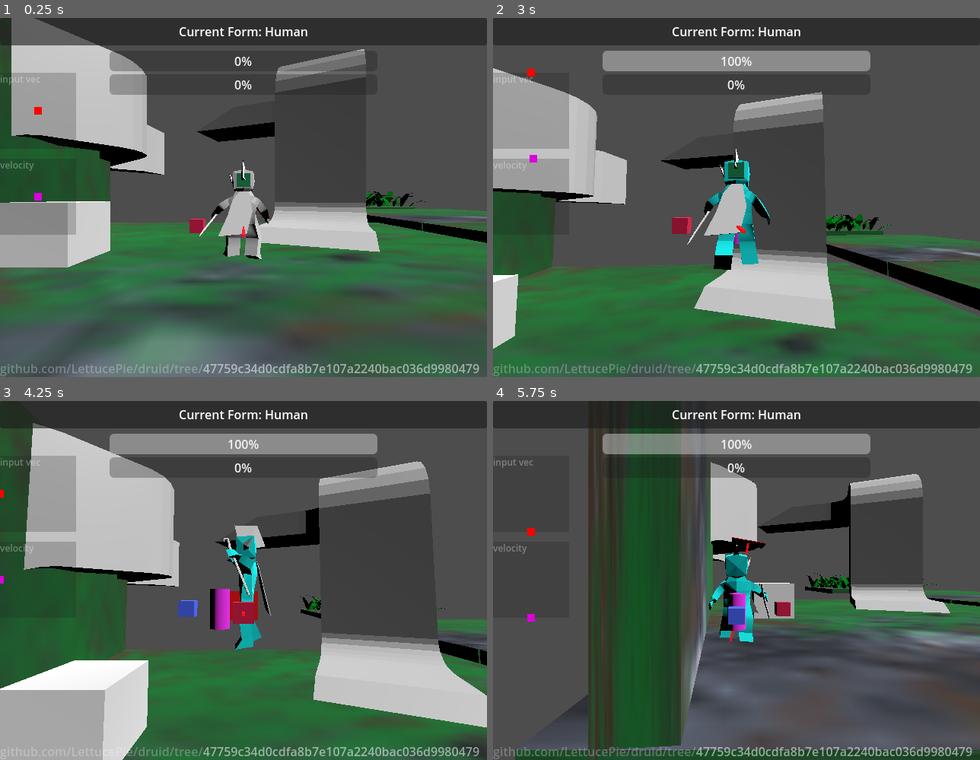
Above: before the commit, frames 1-4 (two rows, left to right).
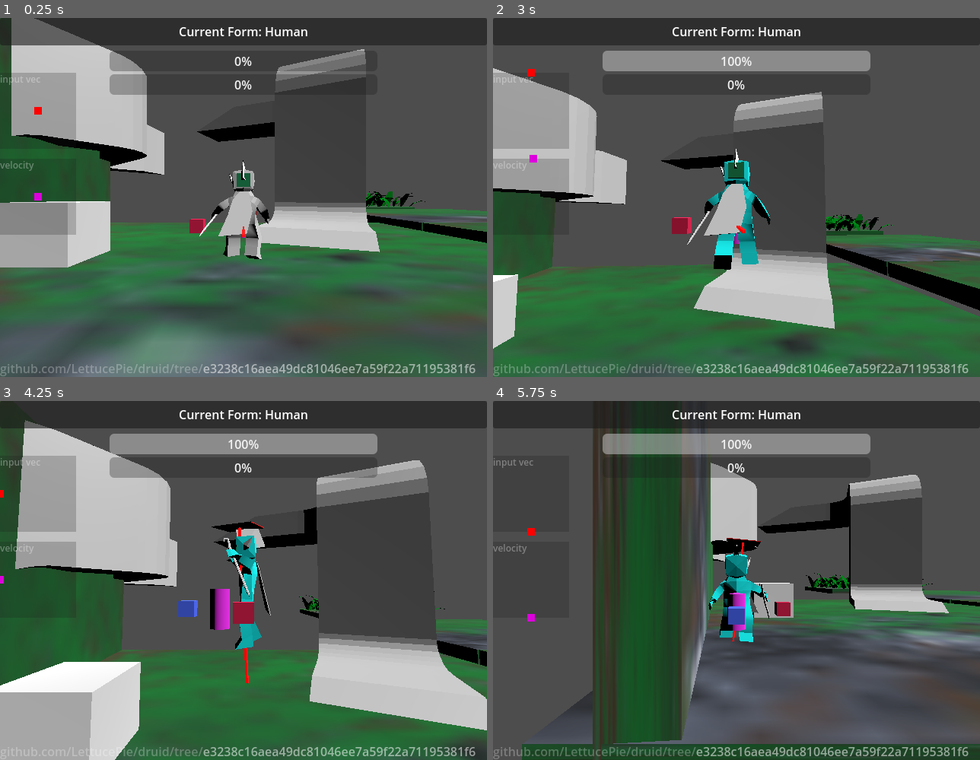
Above: after the commit, the same moments.

Repository: LettucePie/druid
Game: Godot game, scene res://playscenes/play_0.tscn
Two runs of this game, one before a commit and one after it. Both use one fixed random seed, a clock stepped at 60 frames per second and the inputs below.
Inputs (mouse positions are in pixels of both pictures, inside the frame that each line leads up to):
- Up to frame 1 (0.25 s): no input
- Up to frame 2 (3 s): tap Enter (ui_accept) at 0.5 s; move the mouse to (736, 369) at 0.52 s; hold D (move_right) 0.53-1.28 s; hold Right mouse button (aim) 0.53-1.28 s; tap Space (jump) at 0.77, 1.52 s; move the mouse to (639, 215) at 1.27 s; hold S (move_down) 1.28-2.03 s; tap N (attack) at 1.35 s; move the mouse to (785, 118) at 2.02 s; hold D (move_right) 2.03-2.78 s; tap K (cam_down) at 2.1 s; move the mouse to (712, 269) at 2.77 s; hold W (move_up) from 2.78 s (still down); tap J (cam_left) at 2.85 s
- Up to frame 3 (4.25 s): tap Space (jump) at 3.02, 3.77 s; move the mouse to (389, 634) at 3.52 s; release W (move_up) at 3.53 s; hold A (move_left) from 3.53 s (still down); tap L (cam_right) at 3.6 s
- Up to frame 4 (5.75 s): move the mouse to (590, 526) at 4.27 s; tap I (cam_up) at 4.35 s; tap Space (jump) at 4.52 s; move the mouse to (760, 580) at 5.02 s; release A (move_left) at 5.03 s; press the mouse at (760, 580) at 5.03 s; hold S (move_down) from 5.03 s (still down)

The runs differ from the first frame. In frame 1, 0.8% of the frame differs, in the area x 41-99%, y 96-99%; in frame 2, 1.0%; in frame 3, 4.9%, in the area x 0-100%, y 5-100%; in frame 4, 3.8%.

Commit message:
using acceleration value instead of velocity / speed

Diff:
--- a/core/player.gd
+++ b/core/player.gd
@@ -256,28 +256,22 @@
 ## Turns the Swivel Ring to the input direction. The Swivel Ring is used for \
 ## dictating the direction the player will travel.
 func turn_swivel_ring(target : Vector3) -> float:
-	var speed_percent : float = velocity.length() / form_speed
+	var speed_percent : float = acceleration
 	speed_percent = turn_responsiveness_curve.sample(speed_percent)
 	speed_percent = clampf(speed_percent, form_turn, 1.0)
 	var ring_basis : Basis = $swivel_ring.transform.basis
 	var target_basis : Basis = ring_basis.looking_at(target, get_up_direction())
-	if speed_percent >= 0.9 and speed_percent <= 1.0:
-		print("Sharp Turn: ", speed_percent)
-	if speed_percent >= 0.5 and speed_percent < 0.9:
-		print("Quick Turn: ", speed_percent)
-	if speed_percent < 0.5:
-		print("Slow Turn: ", speed_percent)
 	var result_basis : Basis = ring_basis.slerp(target_basis, speed_percent)
 	$swivel_ring.transform.basis = result_basis
 
 	## Find the difference to calculate the level of deceleration to return
-	var angle_target = (ring_basis * Vector3.FORWARD).angle_to(
-		(target_basis * Vector3.FORWARD)
+	var angle_target = (ring_basis * Vector3.FORWARD).signed_angle_to(
+		target_basis * Vector3.FORWARD, get_up_direction()
 	)
-	var angle_result = (ring_basis * Vector3.FORWARD).angle_to(
-		(result_basis * Vector3.FORWARD)
+	var angle_result = (ring_basis * Vector3.FORWARD).signed_angle_to(
+		result_basis * Vector3.FORWARD, get_up_direction()
 	)
-	var lost_angle = angle_target - angle_result
+	var lost_angle = abs(angle_target - angle_result)
 	return turn_decel_curve.sample(lost_angle / PI)
 
 
@@ -377,13 +371,18 @@
 		## Accumulate Acceleration
 		acceleration = clampf(acceleration + form_accel, 0.0, 1.0)
 
-		if dodge_active <= 0:
+		if dodge_active <= 0 \
+		and move_direction.normalized() != velocity.normalized():
 			## Turns the Swivel Ring to the target direction.
 			## The Function also generates a deceleration amount by comparing \
 			## how far/fast it could turn versus the form speed limitations.
 			var turn_decel = turn_swivel_ring(move_direction)
 			if turn_decel < deceleration:
 				deceleration = turn_decel
+				#print("turn decel ", turn_decel, " less than ", deceleration)
+			else:
+				pass
+				#print("turn decel is negligible: ", turn_decel)
 
 			## Input adjusts the Swivel Ring. The Swivel Ring dictates applied \
 			## direction.
--- a/core/player.tscn
+++ b/core/player.tscn
@@ -276,34 +276,34 @@
 transform = Transform3D(-0.312618, 0, -2.73299e-08, 0, 0.312618, 0, 2.73299e-08, 0, -0.312618, 0, 0.143265, 0)
 
 [node name="Skeleton3D" parent="human_node/human_model/human_armature" index="0"]
-bones/0/position = Vector3(0, -0.142431, -0.10598)
+bones/0/position = Vector3(0, -0.162099, -0.10598)
 bones/0/rotation = Quaternion(0.0914123, -0.00244562, -0.0016501, 0.995809)
-bones/1/rotation = Quaternion(-0.0090601, 0.0246738, 0.796877, 0.60357)
+bones/1/rotation = Quaternion(-0.0160973, -0.00584642, 0.797924, 0.602515)
 bones/2/rotation = Quaternion(0.0834039, -0.0313383, 0.324214, 0.941779)
 bones/3/rotation = Quaternion(0.317049, 0.0415371, 0.0138462, 0.947398)
-bones/5/rotation = Quaternion(-0.0222307, -0.013868, 0.00392791, 0.999649)
+bones/5/rotation = Quaternion(0.00679126, -0.0138904, 0.0033755, 0.999875)
 bones/6/rotation = Quaternion(-0.0150778, -3.56578e-05, -0.000320333, 0.999886)
 bones/10/position = Vector3(-0.34512, -0.192523, -0.00858107)
-bones/10/rotation = Quaternion(-0.215834, 0.243584, 0.94325, 0.0660407)
-bones/11/rotation = Quaternion(-0.392959, 0.00107056, -0.00281958, 0.919551)
+bones/10/rotation = Quaternion(-0.214642, 0.260093, 0.938832, 0.0698168)
+bones/11/rotation = Quaternion(-0.436025, 0.00120277, -0.00276575, 0.899929)
 bones/12/rotation = Quaternion(-0.0599468, -0.00843683, -0.742144, 0.667501)
-bones/13/rotation = Quaternion(-0.0838196, -0.0220131, -0.263862, 0.96066)
+bones/13/rotation = Quaternion(-0.0812063, -0.0165351, -0.28041, 0.956296)
 bones/14/rotation = Quaternion(0.395912, -0.0344117, -0.113618, 0.910582)
 bones/17/position = Vector3(0.358753, -0.19082, -0.0116346)
-bones/17/rotation = Quaternion(0.0991789, 0.33635, 0.932668, -0.0846279)
-bones/18/rotation = Quaternion(-0.252176, -0.0953437, -0.0121027, 0.962897)
+bones/17/rotation = Quaternion(0.0962401, 0.36791, 0.920676, -0.0879556)
+bones/18/rotation = Quaternion(-0.300781, -0.0946056, -0.0169321, 0.948838)
 
 [node name="ear_a" parent="human_node/human_model/human_armature/Skeleton3D" index="0"]
-transform = Transform3D(0.999448, -0.00253311, -0.0331121, -0.00106423, 0.994131, -0.108174, 0.0331918, 0.10815, 0.99358, 0.00067578, 1.70075, 0.18128)
+transform = Transform3D(0.999449, -0.00253311, -0.0331121, -0.00298841, 0.986181, -0.165645, 0.0330742, 0.165653, 0.985629, 0.000675778, 1.67446, 0.226688)
 
 [node name="hair_a" parent="human_node/human_model/human_armature/Skeleton3D" index="1"]
-transform = Transform3D(0.999448, -0.00253311, -0.0331121, -0.00106423, 0.994131, -0.108174, 0.0331918, 0.10815, 0.99358, 0.00858762, 2.1186, -0.043558)
+transform = Transform3D(0.999449, -0.00253311, -0.0331121, -0.00298841, 0.986181, -0.165645, 0.0330742, 0.165653, 0.985629, 0.00858761, 2.10465, 0.0264755)
 
 [node name="cape" parent="human_node/human_model/human_armature/Skeleton3D" index="2"]
-transform = Transform3D(0.999449, -0.0329398, 0.00416953, 0.0331409, 0.997349, -0.0647848, -0.00202448, 0.0648873, 0.997891, -0.0395435, 1.20183, -0.306729)
+transform = Transform3D(0.999449, -0.0329398, 0.00416953, 0.0332025, 0.991904, -0.122579, -9.80459e-05, 0.12265, 0.99245, -0.0395435, 1.2047, -0.289448)
 
 [node name="staff_a" parent="human_node/human_model/human_armature/Skeleton3D" index="3"]
-transform = Transform3D(0.394414, -0.297796, 0.869342, 0.85691, 0.460856, -0.230906, -0.331879, 0.83602, 0.436952, 1.39327, 0.0373232, 0.208096)
+transform = Transform3D(0.426615, -0.285575, 0.858165, 0.843111, 0.469001, -0.26306, -0.327357, 0.835754, 0.440854, 1.36541, -0.00724371, 0.20964)
 
 [node name="standin_floor" parent="human_node/human_model" index="1"]
 visible = false
@@ -340,16 +340,16 @@
 [node name="Skeleton3D" parent="wolf_node/wolf_model/Armature" index="0"]
 bones/1/rotation = Quaternion(0.656745, -8.93774e-16, -8.93774e-16, 0.754113)
 bones/2/rotation = Quaternion(0.12946, 1.04057e-15, -9.22106e-17, 0.991585)
-bones/3/rotation = Quaternion(-0.310812, -5.37373e-18, 5.93611e-17, 0.950471)
-bones/4/rotation = Quaternion(-0.284466, 4.52723e-19, 6.46516e-17, 0.958686)
+bones/3/rotation = Quaternion(-0.341083, 3.92704e-18, 8.18273e-17, 0.940033)
+bones/4/rotation = Quaternion(-0.261041, 2.02664e-18, 6.46214e-17, 0.965328)
 bones/5/rotation = Quaternion(0.456607, 1.48065e-22, -1.01387e-16, 0.889668)
 bones/6/rotation = Quaternion(0.859775, 0.204093, 0.0176992, -0.467782)
 bones/7/rotation = Quaternion(0.859775, -0.204093, -0.0176992, -0.467782)
-bones/8/position = Vector3(0.903733, 1.05964, 1.12756)
-bones/8/rotation = Quaternion(0.789025, 6.05244e-18, 7.35634e-18, 0.614361)
+bones/8/position = Vector3(0.903733, 0.951919, 1.1961)
+bones/8/rotation = Quaternion(0.806066, -8.45611e-18, -7.15188e-19, 0.591825)
 bones/9/rotation = Quaternion(0.102258, 1.18584e-07, 1.21901e-08, 0.994758)
-bones/12/position = Vector3(-0.903733, 1.05964, 1.12756)
-bones/12/rotation = Quaternion(0.789025, 6.05244e-18, 7.35634e-18, 0.614361)
+bones/12/position = Vector3(-0.903733, 0.951919, 1.1961)
+bones/12/rotation = Quaternion(0.806066, -8.45611e-18, -7.15188e-19, 0.591825)
 bones/13/rotation = Quaternion(0.102258, 1.18584e-07, 1.21901e-08, 0.994758)
 bones/16/rotation = Quaternion(0.649191, -0.000736844, -0.092586, 0.754969)
 bones/17/rotation = Quaternion(0.560286, -0.0218214, 0.0589299, 0.825912)
--- a/project.godot
+++ b/project.godot
@@ -14,7 +14,7 @@
 run/main_scene="res://playscenes/play_0.tscn"
 config/features=PackedStringArray("4.2", "Mobile")
 config/icon="res://icon.svg"
-config/git_sha="47759c34d0cdfa8b7e107a2240bac036d9980479"
+config/git_sha="e3238c16aea49dc81046ee7a59f22a71195381f6"
 
 [display]
 
--- a/ui/commit.tscn
+++ b/ui/commit.tscn
@@ -14,4 +14,4 @@
 bbcode_enabled = true
 text = "[color=#ffffff44]github.com/LettucePie/druid/tree/[/color]"
 script = ExtResource("1_j6ov3")
-manual_commit = "5cd67f7118fdd8eb0d2b55c969cc96c7831acc14"
+manual_commit = "e3238c16aea49dc81046ee7a59f22a71195381f6"
